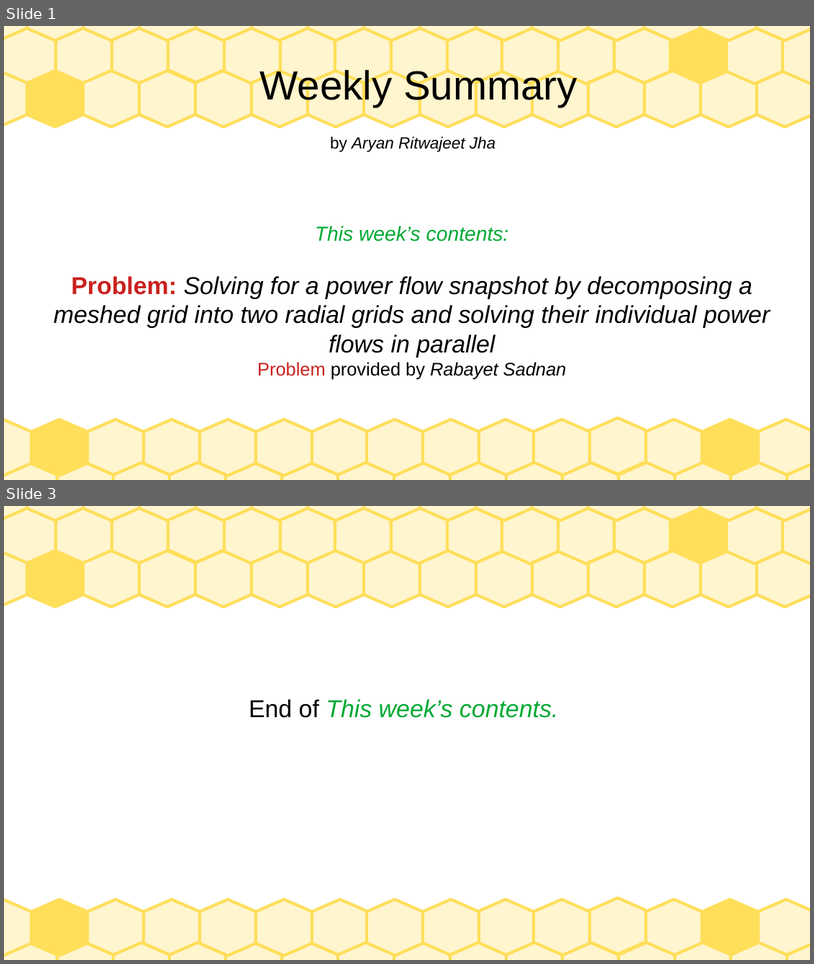
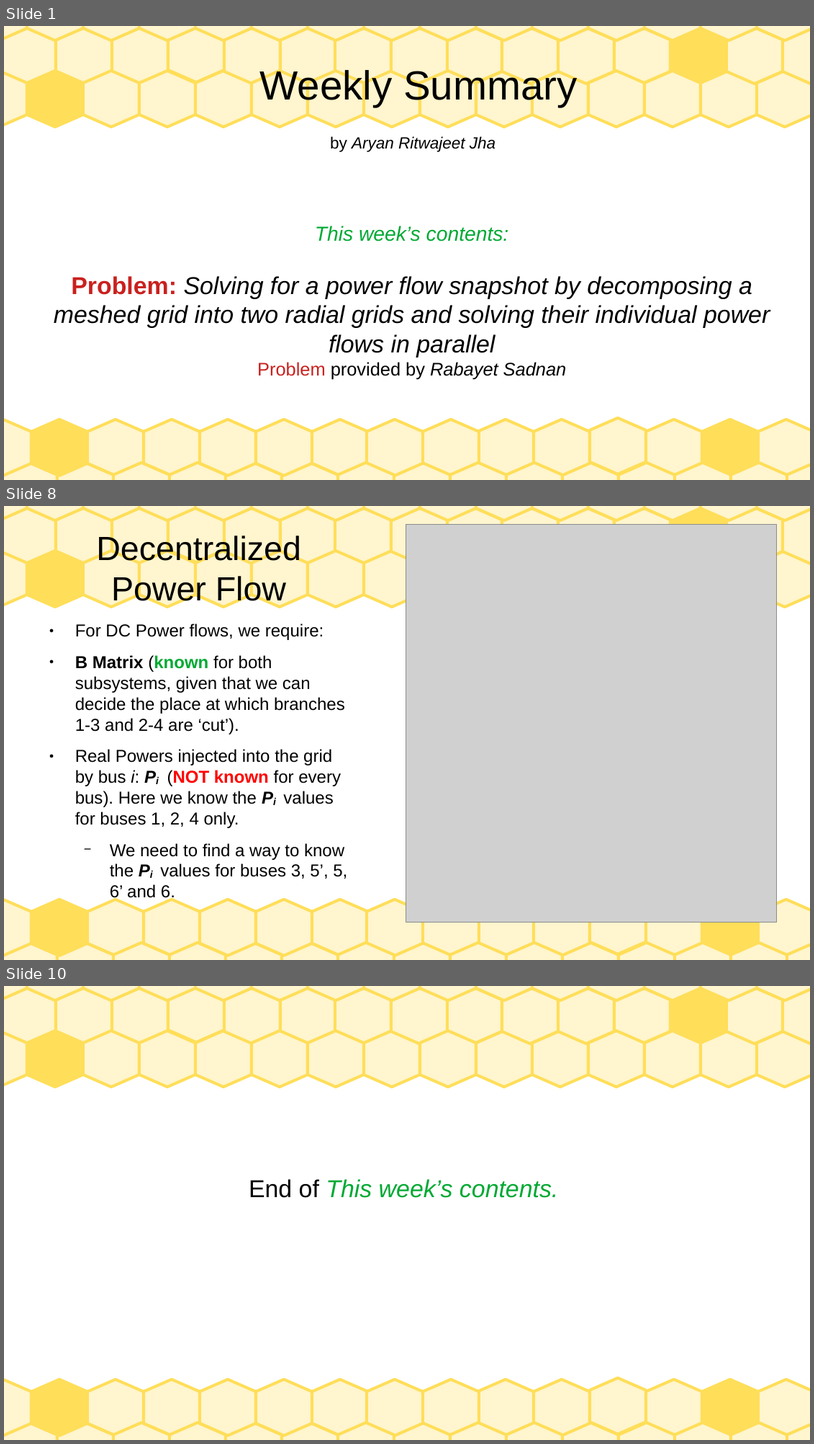
Before and after one commit to Realife-Brahmin/OriginalDocsHub, a slide deck: research_showcase/weeklyPresentation_aryan_ritwajeet_jha.odp. Shown one above the other, each under a label of ours: slides 1 and 3 before the commit, slides 1, 8 and 10 after it; the slides between them are not shown. The pictures are 814x964 and 814x1444 pixels, drawn with LibreOffice and Linux fonts; fonts in the diff are those of the drawing; grey boxes stand for pictures. Boxes give left, top, right and bottom in pixels: in the first picture for what was removed or moved away, otherwise in the second. Text is boxed around its words. In the diff, an @@ line names an element or a change of style, - is before the commit and + after.

```diff
--- a/research_showcase/weeklyPresentation_aryan_ritwajeet_jha.odp
+++ b/research_showcase/weeklyPresentation_aryan_ritwajeet_jha.odp
@@ slide 8 added at <box>4,506,810,960</box>, background #FFFFFF; not listed: 69 template elements that a slide beside it also shows @@
@@ picture added at <box>406,524,777,921</box> @@
@@ title added at <box>96,533,301,607</box>, 33 pt, text #000000 @@
+Decentralized Power Flow
@@ text added at <box>75,623,347,878</box>, 17 pt, text #000000 @@
+● For DC Power flows, we require:
+● B Matrix (known for both subsystems, given that we can decide the place at which branches 1-3 and 2-4 are ‘cut’).
+● Real Powers injected into the grid by bus i: Pi (NOT known for every bus). Here we know the Pi values for buses 1, 2, 4 only.
+  − We need to find a way to know the Pi values for buses 3, 5’, 5, 6’ and 6.
@@ what was slide 3 is now slide 10 @@
```
Also in this commit, not shown: 7 other slides added, 1 slide removed, 2 other files.
